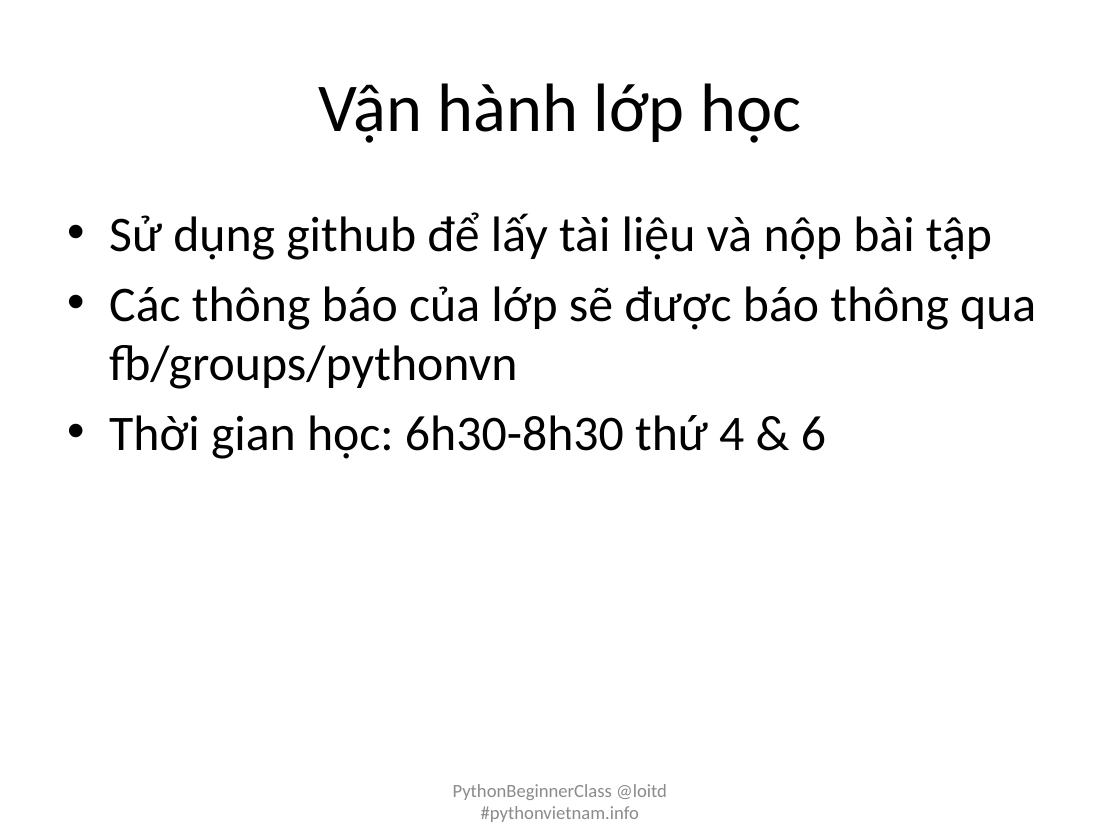
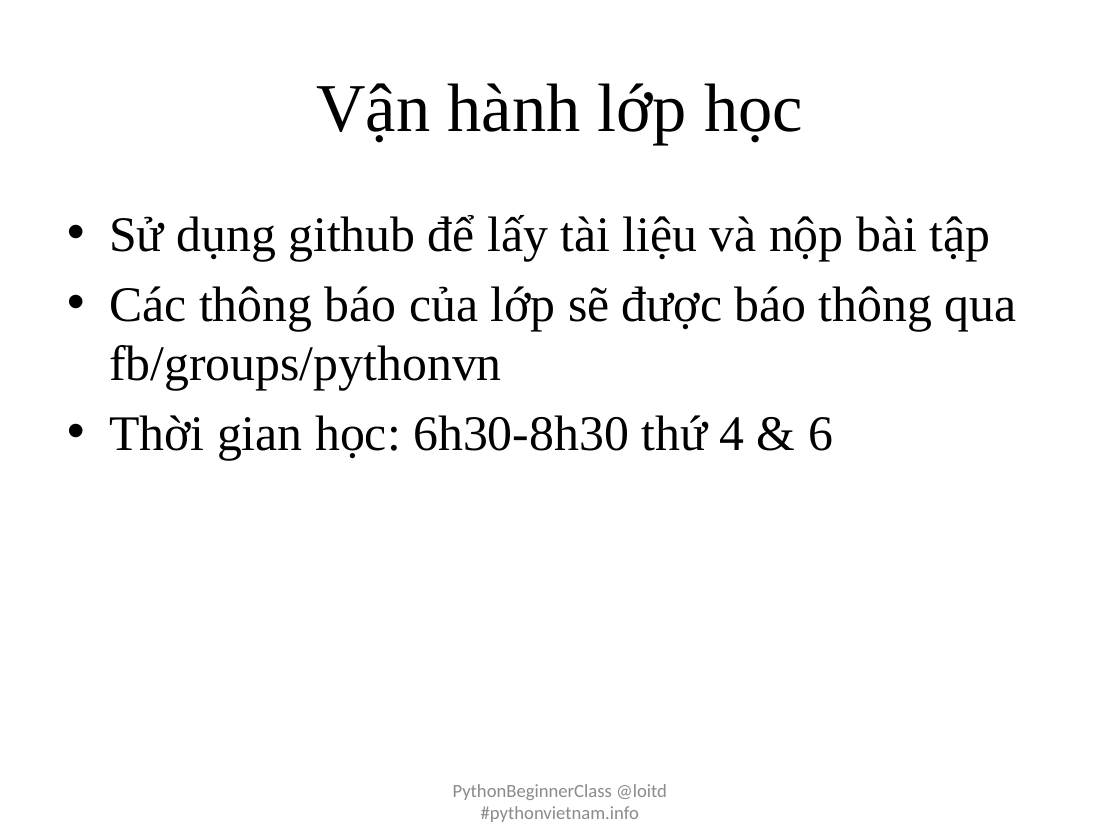
Before and after one commit to pythonvietnam/pbc032015, a slide deck: slide 5 of pbc-day-01-introduction.pptx. Drawn at 1120x840 pixels with LibreOffice and Linux fonts; fonts in the diff are those of the drawing. Boxes give left, top, right and bottom in pixels: in the first picture for what was removed or moved away, otherwise in the second. Text is boxed around its words. In the diff, an @@ line names an element or a change of style, - is before the commit and + after.

```diff
--- a/pbc-day-01-introduction.pptx
+++ b/pbc-day-01-introduction.pptx
@@ title "Vận hành lớp học" at (316,83,803,144): font Calibri to Times New Roman @@
@@ text "Sử dụng github để lấy ..." at (109,215,1017,460): font Calibri to Times New Roman @@
```
Also in this commit, not shown: 12 other slides changed, 6 slides added, 2 slides removed, 1 other file.
